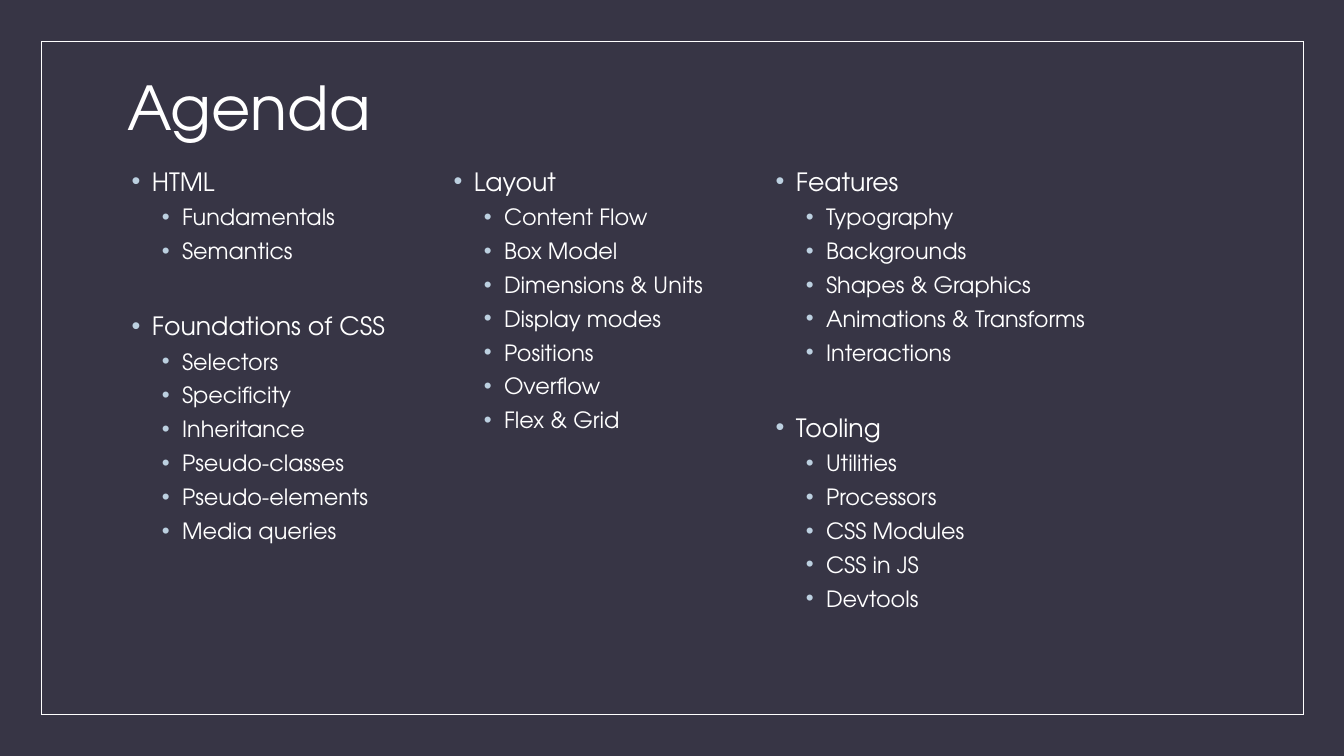
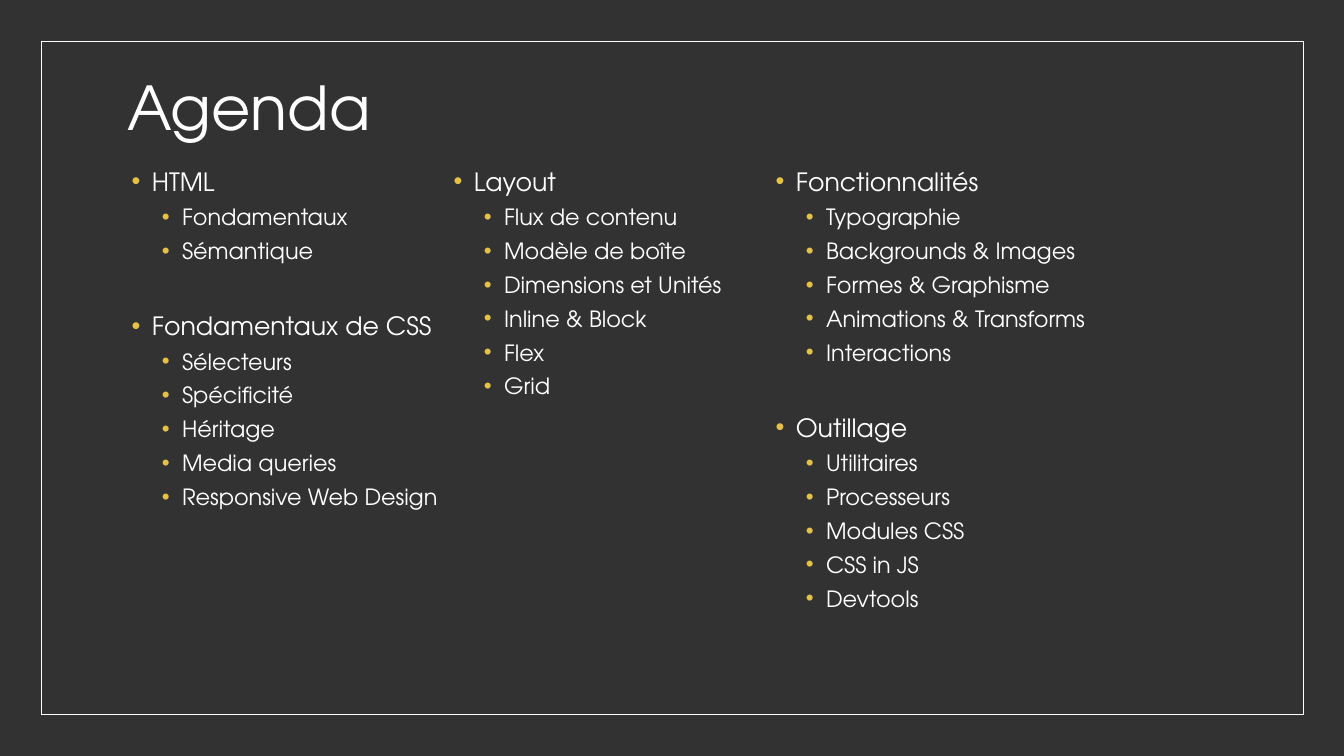
Before and after one commit to worldline/html-css-training, a slide deck: slide 2 of presenter_fr.pptx. Drawn at 1344x756 pixels with LibreOffice and Linux fonts; fonts in the diff are those of the drawing. Boxes give left, top, right and bottom in pixels: in the first picture for what was removed or moved away, otherwise in the second. Text is boxed around its words. In the diff, an @@ line names an element or a change of style, - is before the commit and + after.

Commit message:
update slides and toc

```diff
--- a/presenter_fr.pptx
+++ b/presenter_fr.pptx
@@ background #373545 to #323232 @@
@@ text at [152, 172, 1085, 608]: bullet colour #BCD0E0 to #E5C243 @@
@@ text at [504, 172, 1075, 395]: text changed @@
-  • Content Flow
-  • Box Model
-  • Dimensions & Units
-  • Display modes
-  • Positions
-  • Overflow
-  • Flex & Grid
-• Features
-  • Typography
-  • Backgrounds
-  • Shapes & Graphics
+  • Flux de contenu
+  • Modèle de boîte
+  • Dimensions et Unités
+  • Inline & Block
+  • Flex
+  • Grid
+• Fonctionnalités
+  • Typographie
+  • Backgrounds & Images
+  • Formes & Graphisme
@@ text at [152, 208, 432, 442]: text changed @@
-  • Fundamentals
-  • Semantics
-• Foundations of CSS
-  • Selectors
-  • Specificity
-  • Inheritance
-  • Pseudo-classes
-  • Pseudo-elements
+  • Fondamentaux
+  • Sémantique
+• Fondamentaux de CSS
+  • Sélecteurs
+  • Spécificité
+  • Héritage
@@ text at [796, 418, 964, 540]: text changed @@
-• Tooling
-  • Utilities
-  • Processors
-  • CSS Modules
+• Outillage
+  • Utilitaires
+  • Processeurs
+  • Modules CSS
@@ text at [182, 488, 438, 510]: paragraph added @@
+  • Responsive Web Design
```
Also in this commit, not shown: 6 other slides changed, 5 slides added, 1 slide removed, 3 other files.
